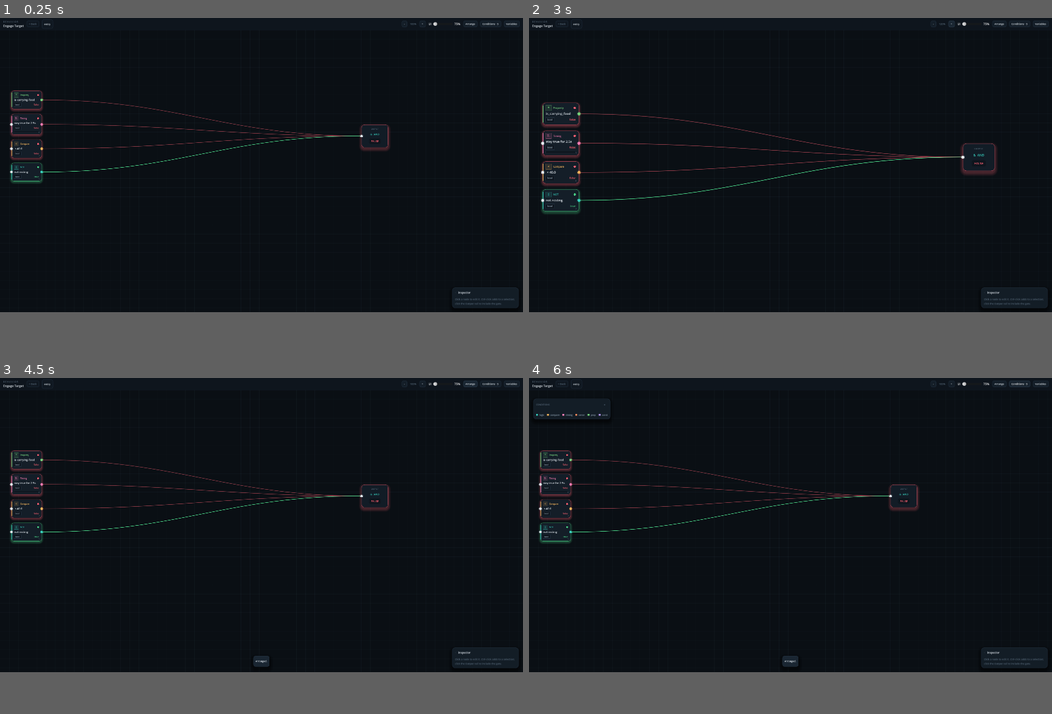
Above: before the commit, frames 1-4 (two rows, left to right).
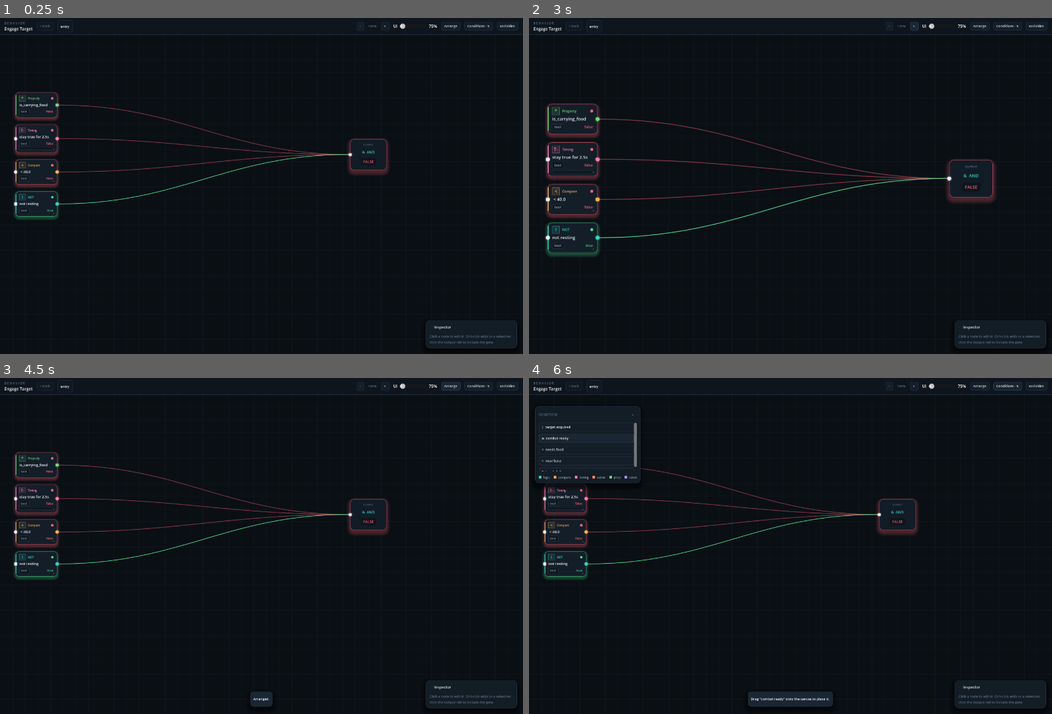
Above: after the commit, the same moments.

Repository: Ctharo/Chem-Ants
Game: Godot game, scene res://ui/condition_graph/condition_graph_editor.tscn
The game is run twice, just before and just after one commit, with the same random seed, the same clock (stepped at 60 frames per second) and the same inputs.
Inputs:
- Up to frame 1 (0.25 s): no input
- Up to frame 2 (3 s): click "-" at 0.5 s; click "83%" at 1.25 s; click "100%" at 2 s; click "+" at 2.75 s
- Up to frame 3 (4.5 s): click "120%" at 3.5 s; click "Arrange" at 4.25 s
- Up to frame 4 (6 s): click "Conditions · 5" at 5 s; click "& combat ready" at 5.75 s
In our replay, the window is 800x450 before the commit and 800x514 after it. These sizes can differ from the game's own. Grey fills any space a smaller window leaves; there, only what the larger window draws over its background counts as a difference.

The runs differ from the first frame. In frame 1, 3.6% of the frame differs, in the area x 0-100%, y 0-99%; in frame 2, 4.8%; in frame 3, 3.9%; in frame 4, 5.4%.

Commit message:
Adjust viewport size and panel fill behavior
Reduce default viewport from 1920x1080 to 1400x900. Remove custom_minimum_size reset on panel fill controls, relying solely on SIZE_EXPAND_FILL flag.

Diff:
--- a/project.godot
+++ b/project.godot
@@ -17,8 +17,8 @@
 
 [display]
 
-window/size/viewport_width=1920
-window/size/viewport_height=1080
+window/size/viewport_width=1400
+window/size/viewport_height=900
 window/stretch/mode="viewport"
 
 [physics]
--- a/ui/condition_graph/condition_graph_editor.gd
+++ b/ui/condition_graph/condition_graph_editor.gd
@@ -472,7 +472,6 @@
 		var fill_path: String = str(spec["fill"])
 		if fill_path != "":
 			var fill: Control = panel.get_node(fill_path) as Control
-			fill.custom_minimum_size = Vector2.ZERO
 			fill.size_flags_vertical = Control.SIZE_EXPAND_FILL
 
 
